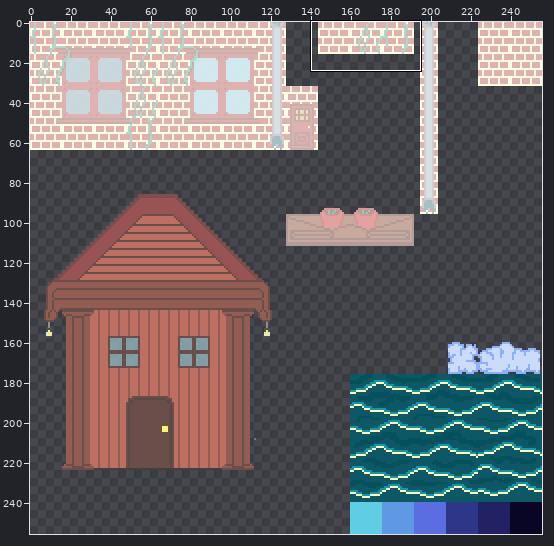
Sprite sheet: assets/sprites/Sprite-0001.png. The first picture is a wide view before the edit; the outline marks the close-up.
Close-up. Before the edit:
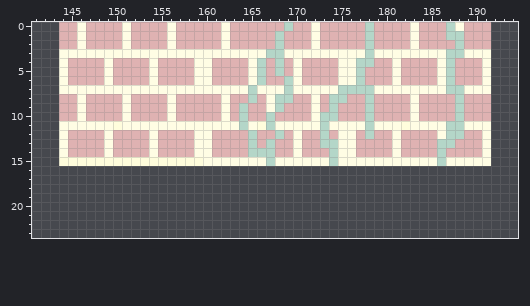
The file is 256x256 pixels. Colours within 5 levels of each other are drawn and written as one. Shown: x 141..194, y 0..23.
Once edited:
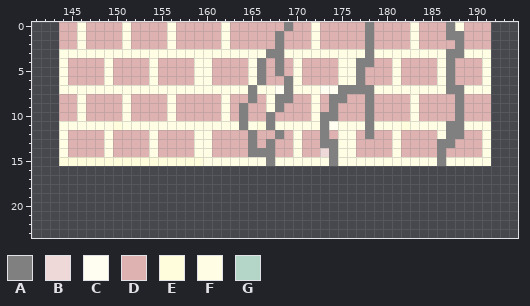
Palette (. is transparent): A #808080  B #efd8d8  C #fffef1  D #dfb2b2  E #fffddc  F #fffde4  G #b4d6c8
The edit:
y 0: x 169 G -> A; x 178 G -> A; x 187 G -> A
y 1: x 168 G -> A; x 178 G -> A; x 187..188 GG -> AA
y 2: x 168 G -> A; x 178 G -> A; x 188 G -> A
y 3: x 167..168 GG -> AA; x 178 G -> A; x 187..188 GG -> AA
y 4: x 166 G -> A; x 168 G -> A; x 177..178 GG -> AA; x 187 G -> A
y 5: x 166 G -> A; x 168 G -> A; x 177 G -> A; x 187 G -> A
y 6: x 166 G -> A; x 169 G -> A; x 177 G -> A; x 187 G -> A
y 7: x 165 G -> A; x 168..169 FG -> CA; x 173..178 FFGGGG -> CCAAAA; x 187..188 GG -> AA
y 8: x 165 G -> A; x 168..169 GG -> AA; x 174..175 GG -> AA; x 178 G -> A; x 188 G -> A
y 9: x 164 G -> A; x 168 G -> A; x 174 G -> A; x 178 G -> A; x 188 G -> A
y 10: x 164 G -> A; x 167 G -> A; x 173..174 GG -> AA; x 178 G -> A; x 188 G -> A
y 11: x 164 G -> A; x 167 G -> A; x 173..174 GF -> AC; x 178 G -> A; x 187..188 GG -> AA
y 12: x 165 G -> A; x 168 G -> A; x 173 G -> A; x 178 G -> A; x 187..188 GG -> AA
y 13: x 165 G -> A; x 167 G -> A; x 173..174 GG -> AA; x 186..187 GG -> AA
y 14: x 165..167 GGG -> AAA; x 173..174 DG -> BA; x 186 G -> A
y 15: x 167 G -> A; x 174 G -> A; x 186 G -> A
Where, in picture pixels (left, top, right, bottom), the same in both close-ups:
changed: (239, 22, 374, 166)
changed: (437, 22, 464, 166)
